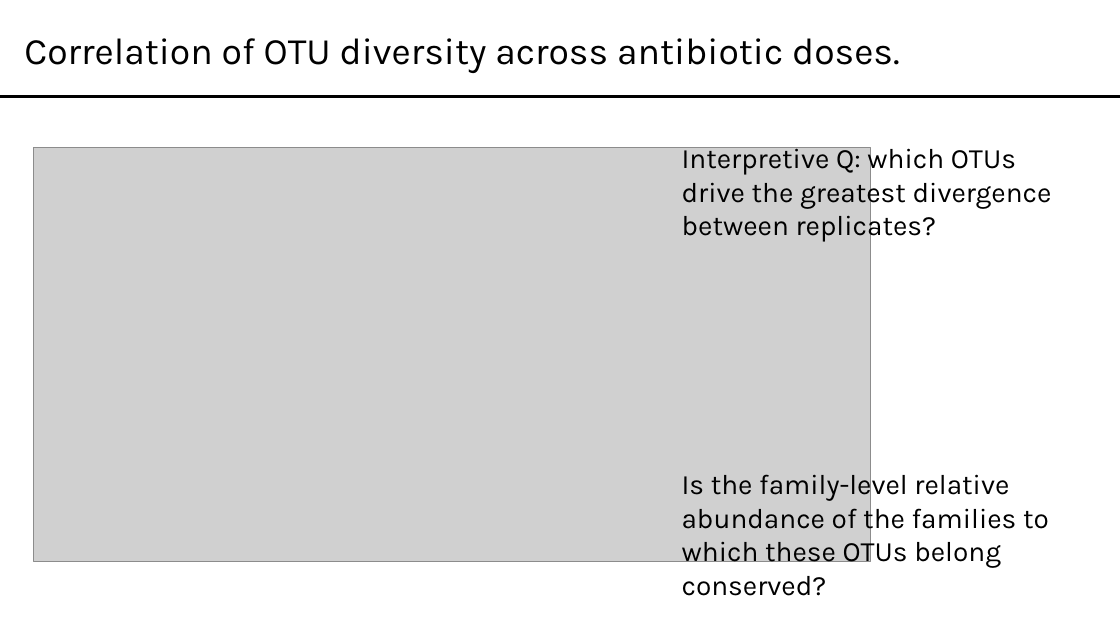
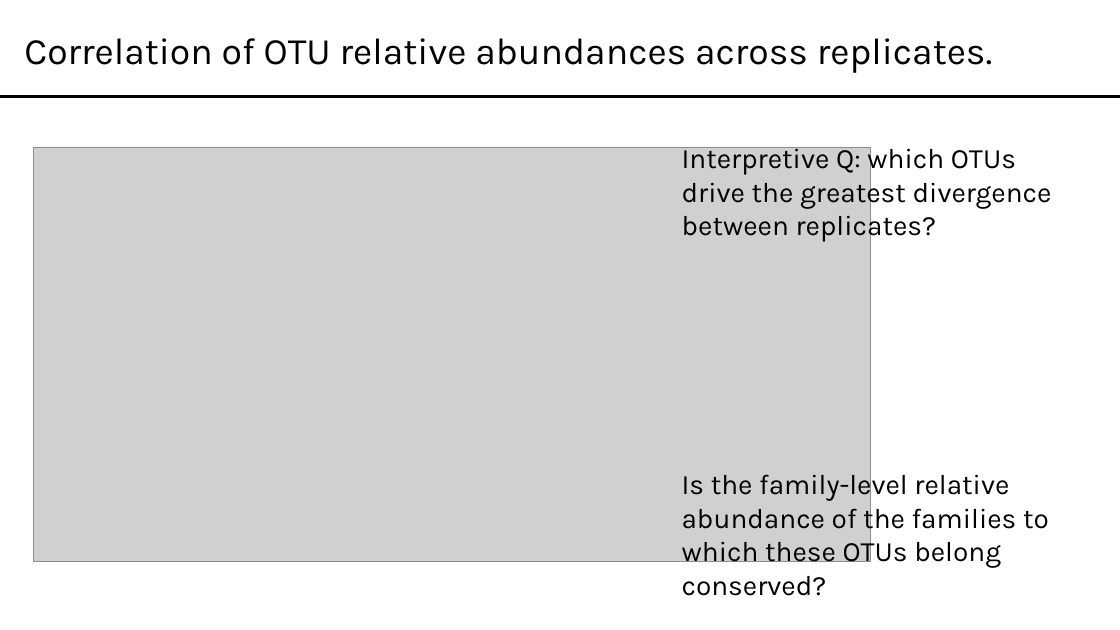
Before and after one commit to DoranG1/Stanford-Splash-2024-R-analysis, a slide deck: slide 19 of Splash-2024-slides.pptx. Drawn at 1120x630 pixels with LibreOffice and Linux fonts; fonts in the diff are those of the drawing; grey boxes stand for pictures. Boxes give left, top, right and bottom in pixels: in the first picture for what was removed or moved away, otherwise in the second. Text is boxed around its words. In the diff, an @@ line names an element or a change of style, - is before the commit and + after.

```diff
--- a/Splash-2024-slides.pptx
+++ b/Splash-2024-slides.pptx
@@ title at (x1=24, y1=38, x2=992, y2=73): text changed @@
-Correlation of OTU diversity across antibiotic doses.
+Correlation of OTU relative abundances across replicates.
```
Also in this commit, not shown: 2 other slides changed.
